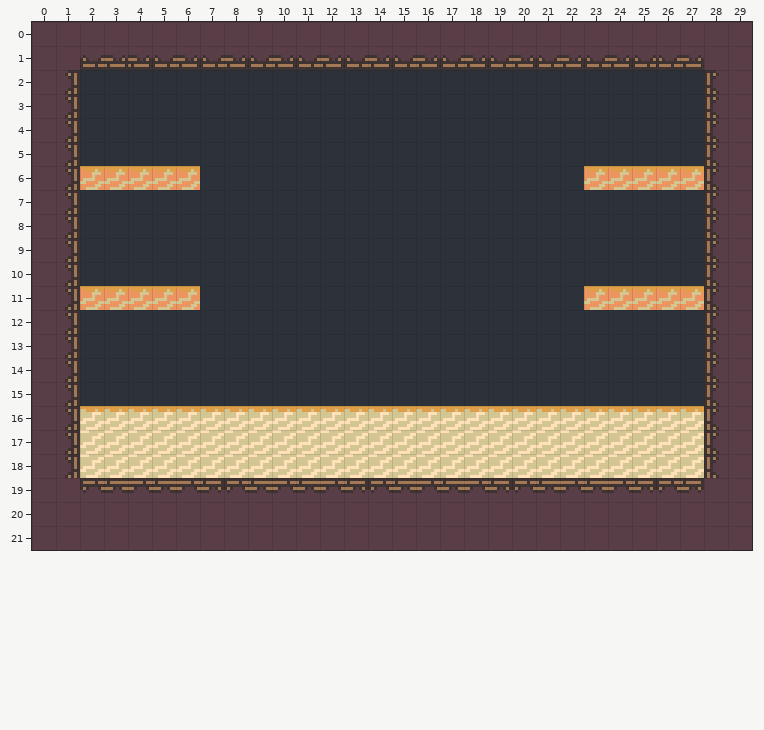
Tiled map: tiled/levels/town_goons.tmx. Above: the version before the commit.
Cells are 8x8 px. Shown: x 0..29, y 0..21.
New version:
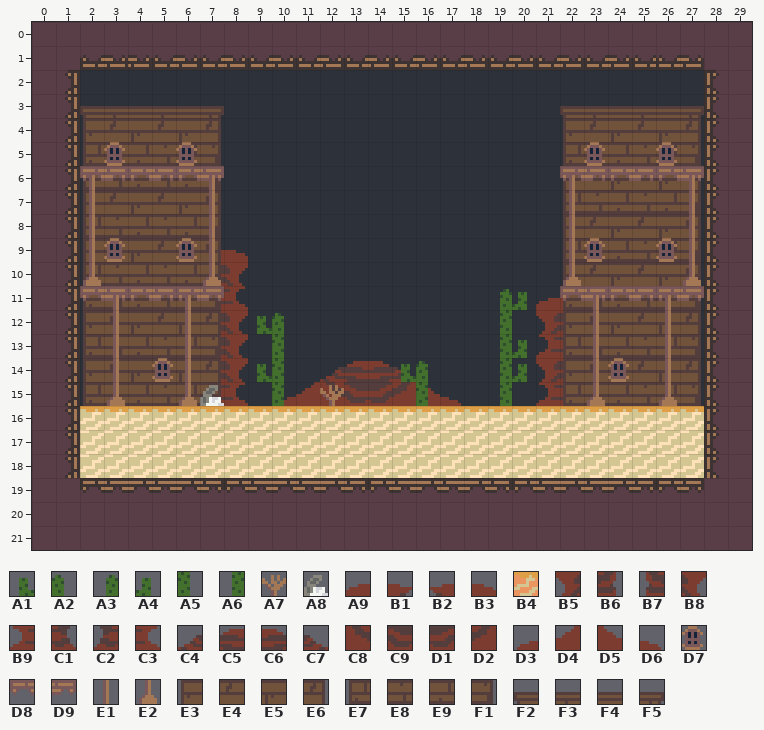
Key: from "CowboyTilemap": A1 641, A2 642, A3 643, A4 644, A5 682, A6 683, A7 685, A8 689, A9 699, B1 700, B2 701, B3 702, B4 725 "onewaywall", B5 739, B6 740, B7 741, B8 742, B9 779, C1 780, C2 781, C3 782, C4 788, C5 789, C6 792, C7 793, C8 828, C9 830, D1 831, D2 833, D3 905, D4 906, D5 907, D6 908, D7 1180, D8 1181 "onewaywall", D9 1182 "onewaywall", E1 1260, E2 1300, E3 1606, E4 1607, E5 1608, E6 1611, E7 1646, E8 1647, E9 1648, F1 1651, F2 1652, F3 1653, F4 1654, F5 1657.
__ is an empty cell.
Tiles replaced or removed in this view: B4.
Tiles of an added or newly shown layer are drawn over the layers below it.
Change:
Changed rows in their new state; .. is an unchanged cell.
Layer "Background_5" (added):
first column x 7:
 9 B2 B3 .. .. .. .. .. .. .. .. .. .. .. .. .. ..
10 B7 B8 .. .. .. .. .. .. .. .. .. .. .. .. .. ..
11 C2 C3 .. .. .. .. .. .. .. .. .. .. .. .. A9 B1
12 B7 B8 .. .. .. .. .. .. .. .. .. .. .. .. B5 B6
13 B7 B8 .. .. .. .. .. .. .. .. .. .. .. .. B9 C1
14 B7 B8 .. .. .. C4 C5 C6 C7 .. .. .. .. .. B5 B6
15 C2 C3 .. D3 D4 C8 C9 D1 D2 D5 D6 .. .. .. B9 C1
Layer "Background_4" (now shown):
first column x 2:
 4 E3 E4 E5 E4 E5 E6 .. .. .. .. .. .. .. .. .. .. .. .. .. .. E3 E4 E5 E4 E5 E6
 5 E7 E8 E9 E8 E9 F1 .. .. .. .. .. .. .. .. .. .. .. .. .. .. E7 E8 E9 E8 E9 F1
 6 E7 E8 E9 E8 E9 F1 .. .. .. .. .. .. .. .. .. .. .. .. .. .. E3 E4 E5 E4 E5 E6
 7 E3 E4 E5 E4 E5 E6 .. .. .. .. .. .. .. .. .. .. .. .. .. .. E7 E8 E9 E8 E9 F1
 8 E7 E8 E9 E8 E9 F1 .. .. .. .. .. .. .. .. .. .. .. .. .. .. E3 E4 E5 E4 E5 E6
 9 E3 E4 E5 E4 E5 E6 .. .. .. .. .. .. .. .. .. .. .. .. .. .. E7 E8 E9 E8 E9 F1
10 E7 E8 E9 E8 E9 F1 .. .. .. .. .. .. .. .. .. .. .. .. .. .. E3 E4 E5 E4 E5 E6
11 E7 E8 E9 E8 E9 F1 .. .. .. .. .. .. .. .. .. .. .. .. .. .. E7 E8 E9 E8 E9 F1
12 E3 E4 E5 E4 E5 E6 .. .. .. .. .. .. .. .. .. .. .. .. .. .. E3 E4 E5 E4 E5 E6
13 E7 E8 E9 E8 E9 F1 .. .. .. .. .. .. .. .. .. .. .. .. .. .. E7 E8 E9 E8 E9 F1
14 E3 E4 E5 E4 E5 E6 .. .. .. .. .. .. .. .. .. .. .. .. .. .. E3 E4 E5 E4 E5 E6
15 E7 E8 E9 E8 E9 F1 .. .. .. .. .. .. .. .. .. .. .. .. .. .. E7 E8 E9 E8 E9 F1
Layer "Background_3":
first column x 2:
 3 F2 F3 F4 F3 F4 F5 .. .. .. .. .. .. .. .. .. .. .. .. .. .. F2 F3 F4 F3 F4 F5
 5 .. D7 .. .. D7 .. .. .. .. .. .. .. .. .. .. .. .. .. .. .. .. D7 .. .. D7 ..
 6 E1 .. .. .. .. E1 .. .. .. .. .. .. .. .. .. .. .. .. .. .. E1 .. .. .. .. E1
 7 E1 .. .. .. .. E1 .. .. .. .. .. .. .. .. .. .. .. .. .. .. E1 .. .. .. .. E1
 8 E1 .. .. .. .. E1 .. .. .. .. .. .. .. .. .. .. .. .. .. .. E1 .. .. .. .. E1
 9 E1 D7 .. .. D7 E1 .. .. .. .. .. .. .. .. .. .. .. .. .. .. E1 D7 .. .. D7 E1
10 E2 .. .. .. .. E2 .. .. .. .. .. .. .. .. .. .. .. .. .. .. E2 .. .. .. .. E2
11 .. E1 .. .. E1 .. .. .. .. .. .. .. .. .. .. .. .. A3 A4 .. .. E1 .. .. E1 ..
12 .. E1 .. .. E1 .. .. A1 A2 .. .. .. .. .. .. .. .. A6 .. .. .. E1 .. .. E1 ..
13 .. E1 .. .. E1 .. .. .. A5 .. .. .. .. .. .. .. .. A6 A4 .. .. E1 .. .. E1 ..
14 .. E1 .. D7 E1 .. .. A1 A5 .. .. .. .. A1 A2 .. .. A6 A4 .. .. E1 D7 .. E1 ..
15 .. E2 .. .. E2 A8 .. .. A5 .. A7 .. .. .. A5 .. .. A6 .. .. .. E2 .. .. E2 ..
Layer "Collision":
first column x 2:
 6 D8 D9 D8 D9 D8 D9 .. .. .. .. .. .. .. .. .. .. .. .. .. .. D8 D9 D8 D9 D8 D9
first column x 2:
11 D8 D9 D8 D9 D8 D9 .. .. .. .. .. .. .. .. .. .. .. .. .. .. D8 D9 D8 D9 D8 D9
Pixel boxes of the changes (left, top, right, bottom) in both pictures:
changed: (80, 106, 461, 406)
changed: (500, 106, 704, 406)
